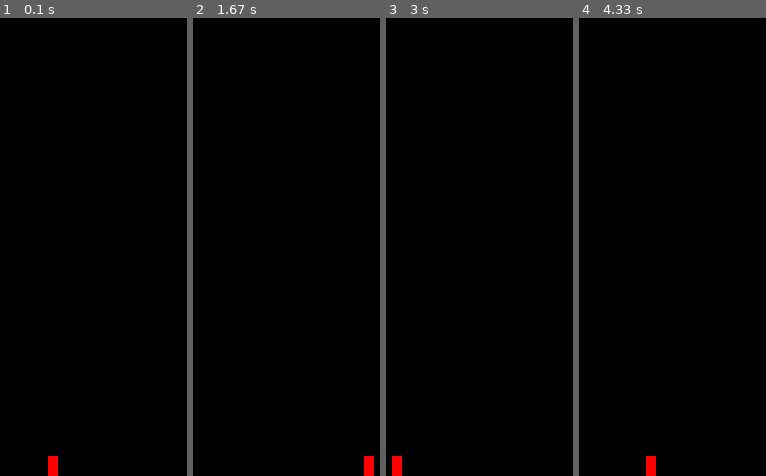
Above: before the commit, frames 1-4 (left to right).
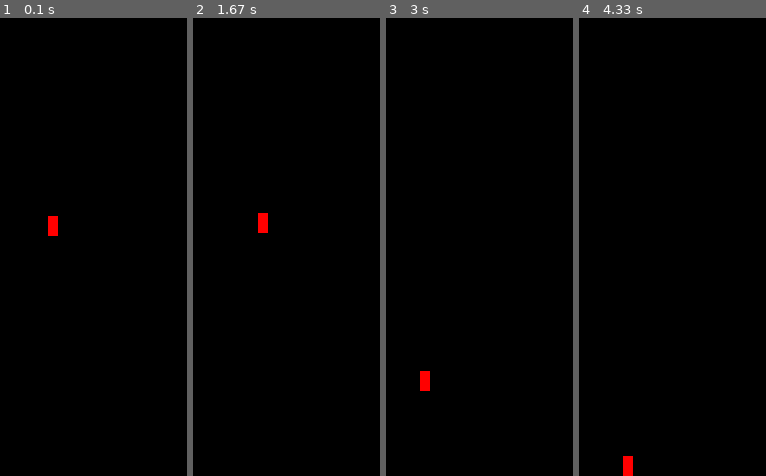
Above: after the commit, the same moments.

Repository: zadeviggers/12dts
Game: pygame game, started from python/pygame-work.py
Two runs of this game, one before a commit and one after it. Both use one fixed random seed, a clock stepped at 60 frames per second and the inputs below.
Inputs:
- Up to frame 1 (0.1 s): no input
- Up to frame 2 (1.67 s): hold Right 0.33-0.8 s; hold Up 0.83-1.13 s; hold Right 1.17-1.63 s
- Up to frame 3 (3 s): hold Left 1.67-2.2 s; hold Left 2.23-2.63 s; hold Up from 2.67 s (still down)
- Up to frame 4 (4.33 s): release Up at 3.03 s; hold Right 3.07-3.7 s; hold Left 3.73-4.2 s; hold Right from 4.23 s (still down)

The runs differ from the first frame. In frame 1, 0.5% of the frame differs, in the area x 25-32%, y 43-100%; in frame 2, 0.5%; in frame 3, 0.5%; in frame 4, 0.5%.

Commit message:
buttery smooth pysics
Signed-off-by: Zade Viggers <zade.viggers@gmail.com>

Diff:
--- a/python/pygame-work.py
+++ b/python/pygame-work.py
@@ -1,18 +1,26 @@
 from cmath import rect
+from time import time
 import pygame
 
-gravity = 10
+# Game settings
+gravity = 3
 drag = 2
-
 player_height = 20
 player_width = 10
 player_colour = (255, 0, 0)
-player_jump_height = 5
+player_jump_height = 300
 player_walk_speed = 3
+player_max_speed = [15, 1600]
+extra_jumps = 1
+jump_cooldown = 0.5
+
+# Variables
 player_velocity = [0, 0]
 player_position = [0, 0]
-player_max_speed = [15, 30]
-
+extra_jumps_left = extra_jumps
+jump_cooldown_remaining = 0
+game_is_running = True
+previous_time = time()
 
 # Start pygame
 pygame.init()
@@ -28,10 +36,17 @@
 player_position[1] = (window.get_height()//2)-(player_height//2)
 
 # Game loop
-game_is_running = True
 while game_is_running:
-    # Sleep for 100 ms
-    pygame.time.delay(50)
+    # Calculate delta time for physics calculations
+    current_time = time()
+    delta_time = current_time - previous_time
+    previous_time = current_time
+
+    # Decrement jump cooldown
+    if jump_cooldown_remaining > 0:
+        jump_cooldown_remaining -= delta_time
+    elif jump_cooldown_remaining < 0:
+        jump_cooldown_remaining = 0
 
     # Loop over events that have happened
     for event in pygame.event.get():
@@ -42,23 +57,45 @@
 
     keys = pygame.key.get_pressed()
 
+    # Movement left
+    if keys[pygame.K_LEFT]:
+        player_velocity[0] -= player_walk_speed * delta_time
+    # Movement right
     if keys[pygame.K_RIGHT]:
-        player_velocity[0] += player_walk_speed
-    if keys[pygame.K_LEFT]:
-        player_velocity[0] -= player_walk_speed
-    if keys[pygame.K_UP]:
+        player_velocity[0] += player_walk_speed * delta_time
+
+    # Jumping
+    def jump():
         # Player Y position is from the top of the screen down, so subtracting makes it go up
-        player_velocity[1] -= player_jump_height
+        player_velocity[1] -= player_jump_height * delta_time
+
+    # Make sure that the jump key is pressed and the jump cooldown is done
+    if keys[pygame.K_UP] and jump_cooldown_remaining == 0:
+        jump_cooldown_remaining = jump_cooldown
+        # Make sure the player is on the ground before allowing them to jump
+        if player_position[1] == window.get_height()-player_height:
+            jump()
+            # Reset extra jumps counter becuase the player touched the ground
+            extra_jumps_left = extra_jumps
+
+            # Reset jump cooldown because player is on the ground
+            jump_cooldown = 0
+
+        # If the player isn't on the ground bu still has extra jumps left
+        elif extra_jumps_left > 0:
+            jump()
+            # Decrement the extra jumps counter
+            extra_jumps_left -= 1
 
     # Apply gravity
     # Player Y position is from the top of the screen down, so adding makes it go down
-    player_velocity[1] += gravity
+    player_velocity[1] += gravity * delta_time
 
     # Apply drag
     if player_velocity[0] > 0:
-        player_velocity[0] -= drag
+        player_velocity[0] -= drag * delta_time
     elif player_velocity[0] < 0:
-        player_velocity[0] += drag
+        player_velocity[0] += drag * delta_time
 
     # Clamp velocity
     if abs(player_velocity[0]) > player_max_speed[0]:
@@ -78,8 +115,9 @@
     player_position[1] += player_velocity[1]
 
     # Stop player falling off screen
-    if player_position[1]-player_height < window.get_height():
+    if player_position[1] >= window.get_height()-player_height:
         player_position[1] = window.get_height()-player_height
+        player_velocity[1] = 0
 
     # Clear window
     window.fill((0, 0, 0))
@@ -87,6 +125,8 @@
     # Draw the player
     pygame.draw.rect(window, player_colour,
                      (player_position[0], player_position[1], player_width, player_height))
+
+    # Render all changes
     pygame.display.update()
 
 
